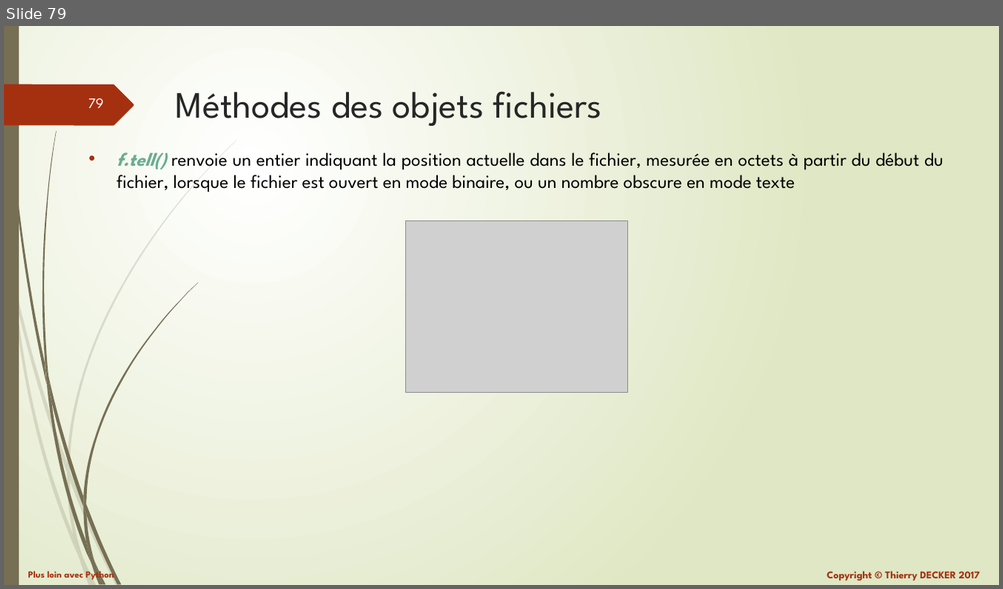
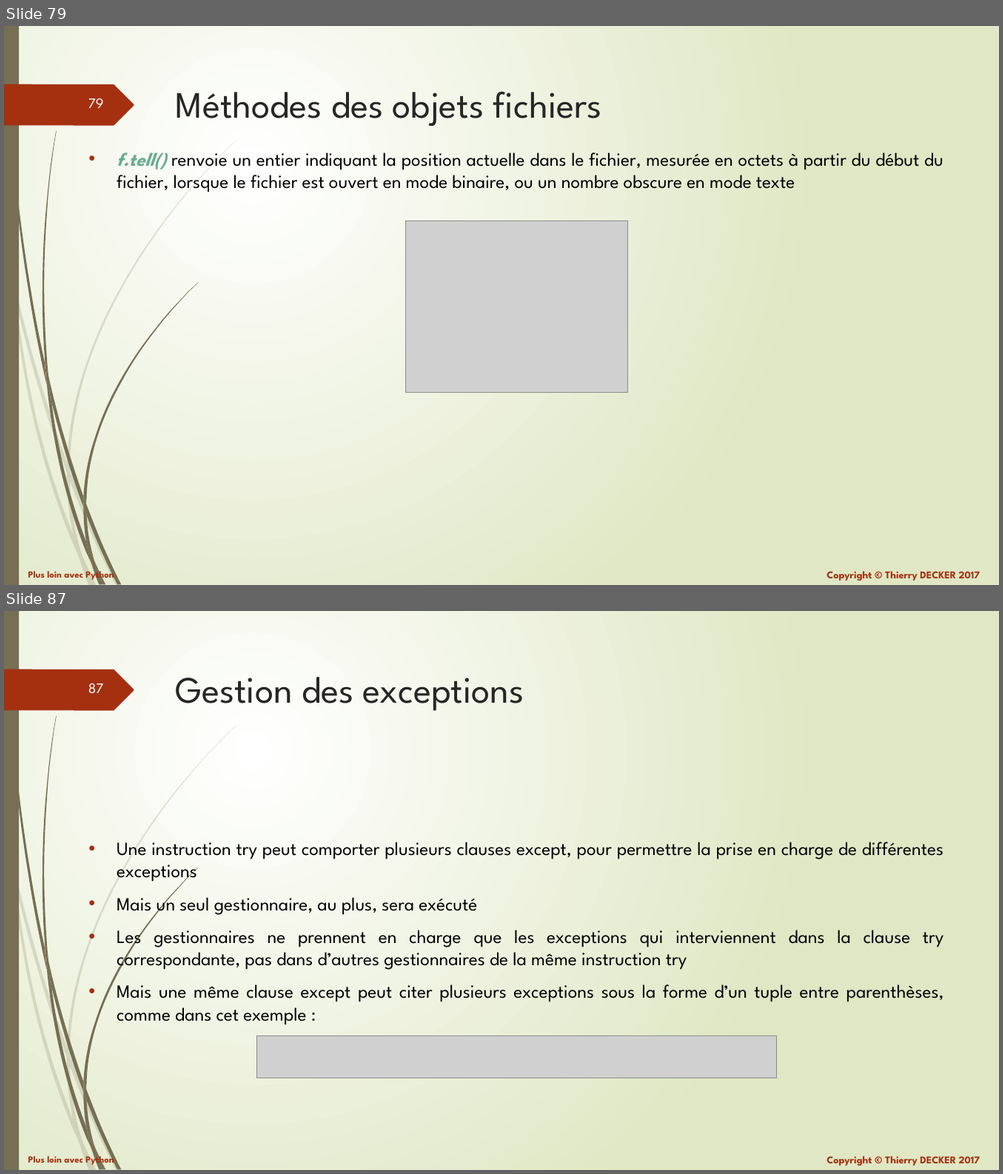
Before and after one commit to VikmanTheRacoon/learning-python, a slide deck: documentations/python-102.pptx. Shown one above the other, each under a label of ours: slide 79 before the commit, slides 79 and 87 after it; the slides between them are not shown. The pictures are 1003x589 and 1003x1174 pixels, drawn with LibreOffice and Linux fonts; fonts in the diff are those of the drawing; grey boxes stand for pictures. Boxes give left, top, right and bottom in pixels: in the first picture for what was removed or moved away, otherwise in the second. Text is boxed around its words. In the diff, an @@ line names an element or a change of style, - is before the commit and + after.

```diff
--- a/documentations/python-102.pptx
+++ b/documentations/python-102.pptx
@@ slide 87 added at (x1=4, y1=611, x2=999, y2=1170), background gradient #FFFFFF to #DFE8C4; not listed: 27 template elements that a slide beside it also shows @@
@@ title added at (x1=175, y1=677, x2=524, y2=711), 36 pt, text #262626 @@
+Gestion des exceptions
@@ text added at (x1=116, y1=842, x2=944, y2=1025), 18 pt, text #000000 @@
+• Une instruction try peut comporter plusieurs clauses except, pour permettre la prise en charge de différentes exceptions
+• Mais un seul gestionnaire, au plus, sera exécuté
+• Les gestionnaires ne prennent en charge que les exceptions qui interviennent dans la clause try correspondante, pas dans d’autres gestionnaires de la même instruction try
+• Mais une même clause except peut citer plusieurs exceptions sous la forme d’un tuple entre parenthèses, comme dans cet exemple :
@@ picture added at (x1=257, y1=1037, x2=777, y2=1078) @@
```
Also in this commit, not shown: 19 other slides added, 1 other file.
